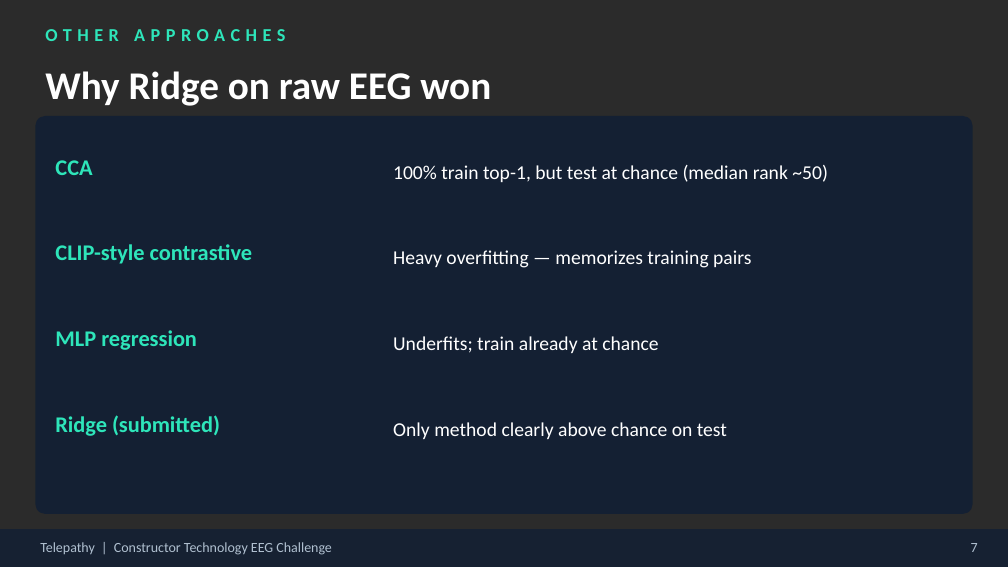
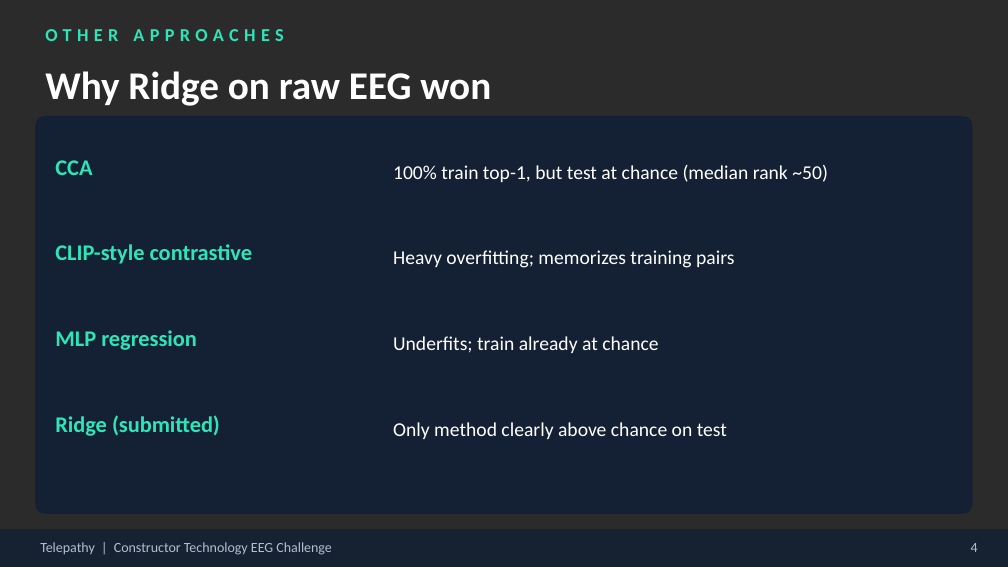
Before and after one commit to mike0609king/schubki2026, a slide deck: slide 5 of presentation/Telepathy_EEG_Hackathon_Presentation.pptx (slide 6 before the commit). Drawn at 1008x567 pixels with LibreOffice and Linux fonts; fonts in the diff are those of the drawing; background and template pictures are left out; a plain dark background stands for a picture behind light text. Boxes give left, top, right and bottom in pixels: in the first picture for what was removed or moved away, otherwise in the second. Text is boxed around its words. In the diff, an @@ line names an element or a change of style, - is before the commit and + after.

```diff
--- a/presentation/Telepathy_EEG_Hackathon_Presentation.pptx
+++ b/presentation/Telepathy_EEG_Hackathon_Presentation.pptx
@@ text "OTHER APPROACHES" at box(45, 29, 283, 41): letter spacing 4 to 3.9 pt @@
@@ text at box(393, 250, 734, 268): text changed @@
-Heavy overfitting — memorizes training pairs
+Heavy overfitting; memorizes training pairs
@@ text at box(971, 543, 978, 552): text changed @@
-7
+4
```
Also in this commit, not shown: 5 other slides changed, 1 slide removed, 1 other file.
